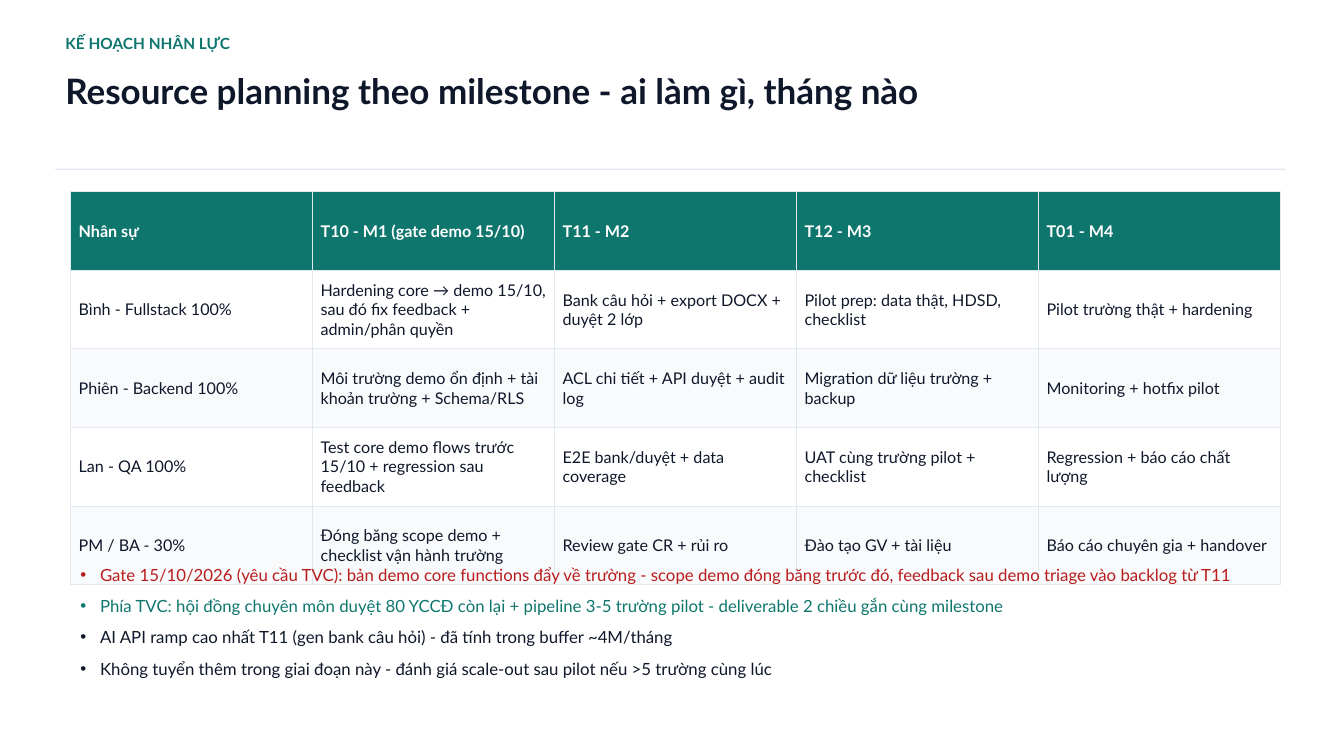
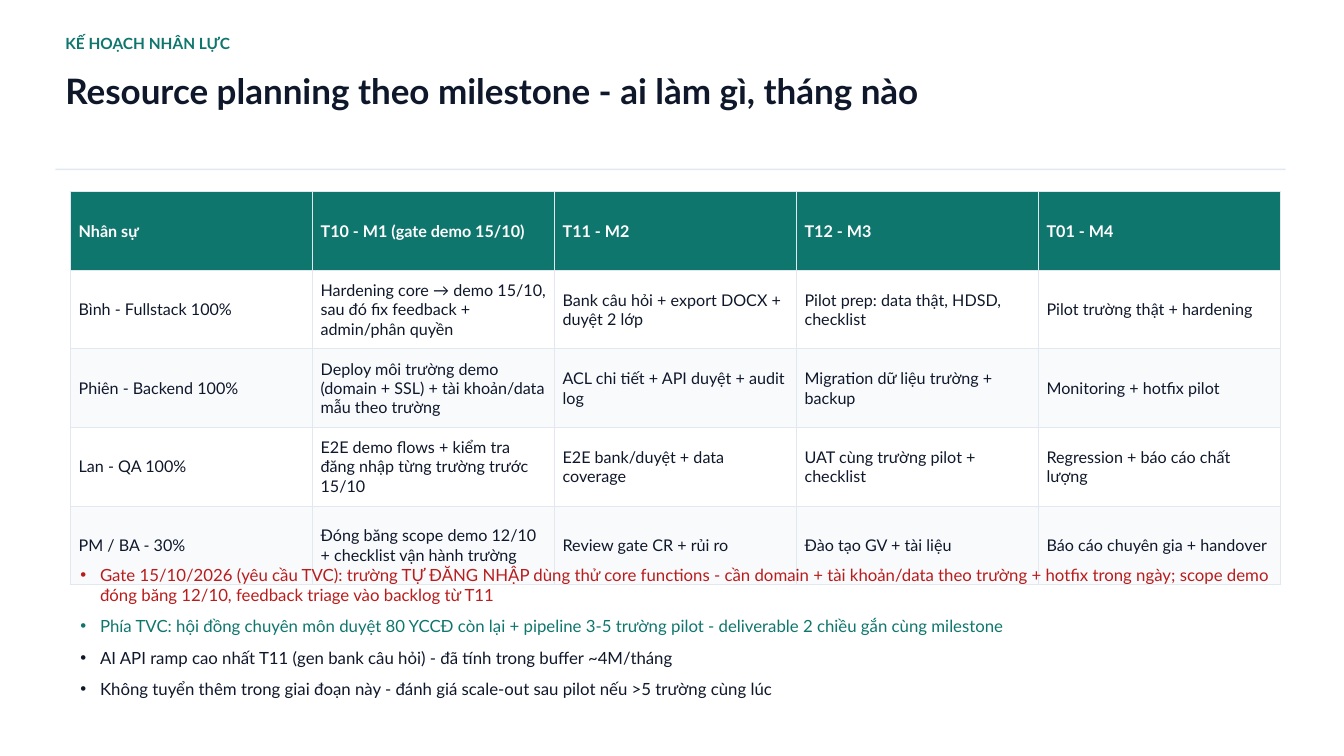
Before and after one commit to saintzzz/so-chu-nhiem-so, a slide deck: slide 3 of docs/handover/PROPOSAL-chi-phi-dev-4thang.pptx. Drawn at 1344x756 pixels with LibreOffice and Linux fonts; fonts in the diff are those of the drawing. Boxes give left, top, right and bottom in pixels: in the first picture for what was removed or moved away, otherwise in the second. Text is boxed around its words. In the diff, an @@ line names an element or a change of style, - is before the commit and + after.

```diff
--- a/docs/handover/PROPOSAL-chi-phi-dev-4thang.pptx
+++ b/docs/handover/PROPOSAL-chi-phi-dev-4thang.pptx
@@ table at bbox=[71, 192, 1280, 568] @@
-row 3, column 2: Môi trường demo ổn định + tài khoản trường + Schema/RLS
+row 3, column 2: Deploy môi trường demo (domain + SSL) + tài khoản/data mẫu theo trường
-row 4, column 2: Test core demo flows trước 15/10 + regression sau feedback
+row 4, column 2: E2E demo flows + kiểm tra đăng nhập từng trường trước 15/10
-row 5, column 2: Đóng băng scope demo + checklist vận hành trường
+row 5, column 2: Đóng băng scope demo 12/10 + checklist vận hành trường
@@ text at bbox=[100, 567, 1269, 604]: text changed @@
-• Gate 15/10/2026 (yêu cầu TVC): bản demo core functions đẩy về trường - scope demo đóng băng trước đó, feedback sau demo triage vào backlog từ T11
+• Gate 15/10/2026 (yêu cầu TVC): trường TỰ ĐĂNG NHẬP dùng thử core functions - cần domain + tài khoản/data theo trường + hotfix trong ngày; scope demo đóng băng 12/10, feedback triage vào backlog từ T11
```
Also in this commit, not shown: 3 other slides changed, 1 other file.
